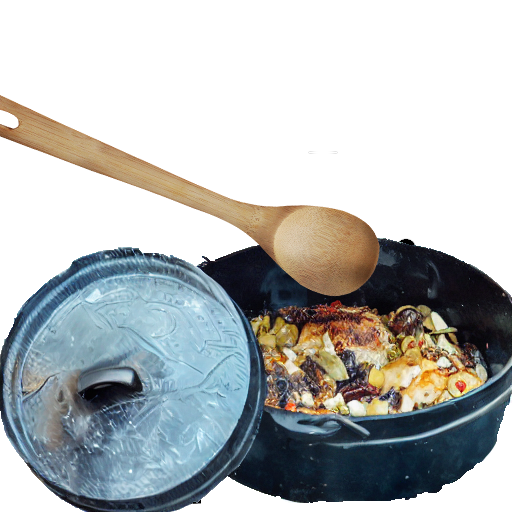
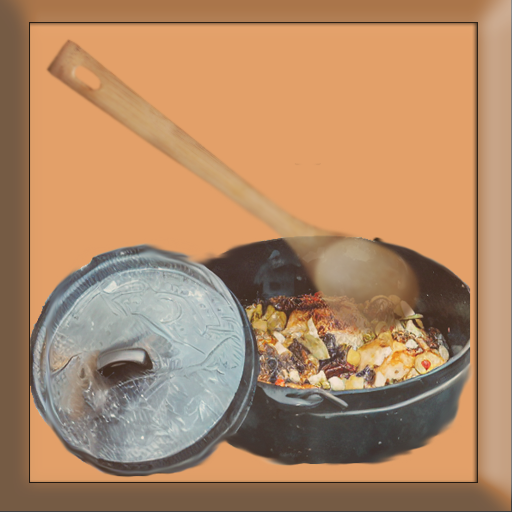
Layer changes from the first (512, 512) image to the second:
"kisspng-spoon-wooden-spoon-5a8f47012ca348.7744664615193392651828": opacity 100% → 75%, painted on it over [0, 37, 425, 338]
"Layer 0": opacity 100% → 75%, painted on it over [0, 151, 512, 512]
added layer "Rectangle 2" (75%) above "Rectangle 1" over [29, 22, 478, 483]
added layer "Rectangle 1" (75%) over [0, 0, 512, 512]
